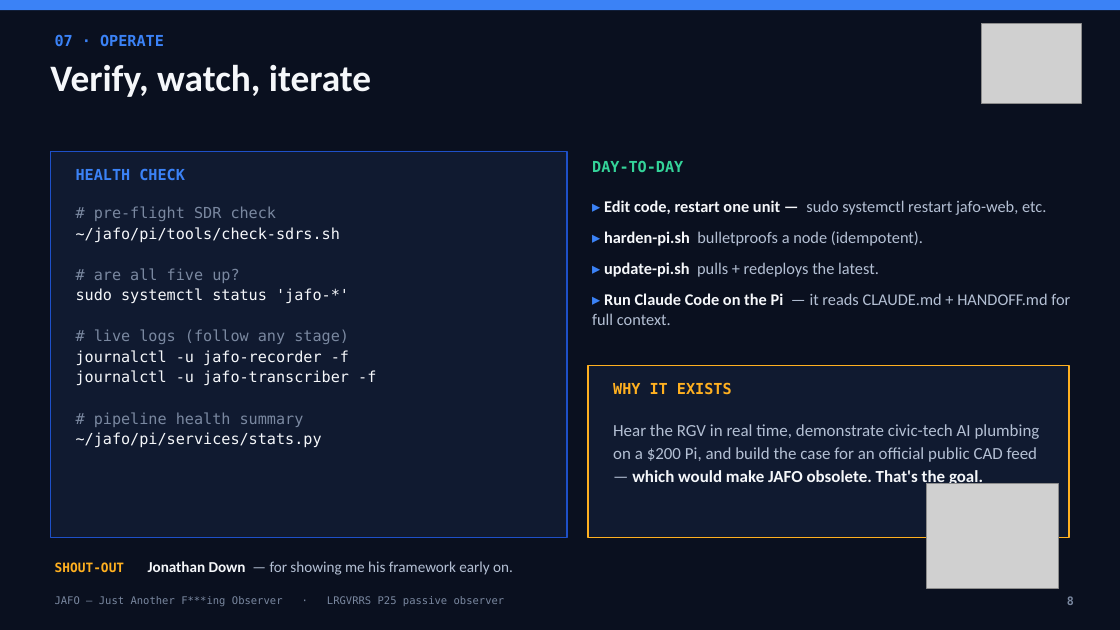
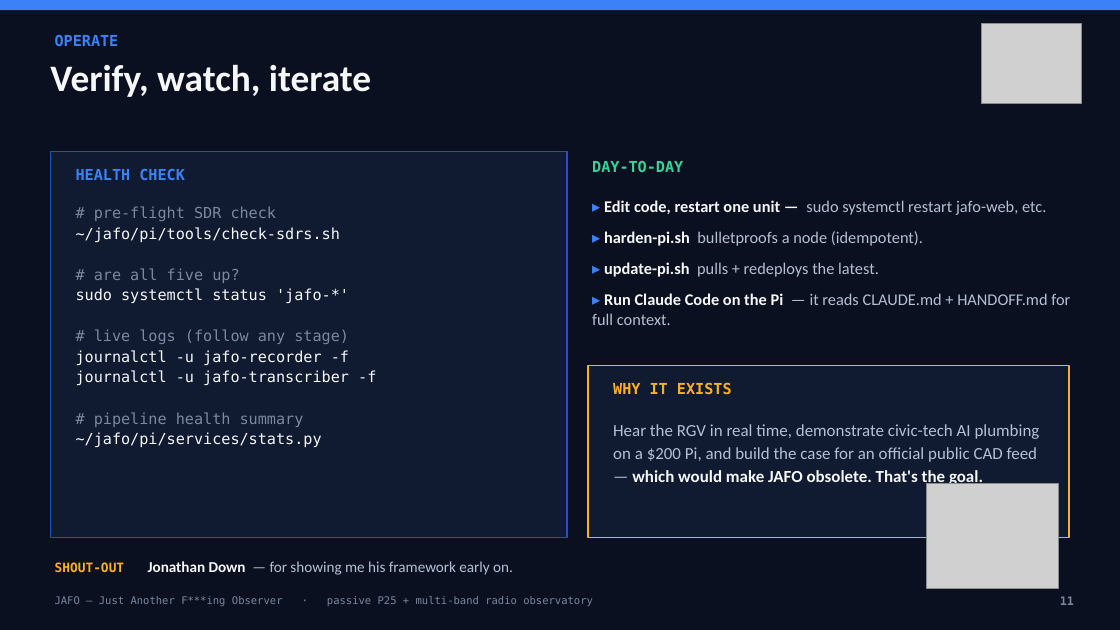
Before and after one commit to Drew-CodeRGV/jafo, a slide deck: slide 11 of jafo-overview.pptx (slide 8 before the commit). Drawn at 1120x630 pixels with LibreOffice and Linux fonts; fonts in the diff are those of the drawing; grey boxes stand for pictures. Boxes give left, top, right and bottom in pixels: in the first picture for what was removed or moved away, otherwise in the second. Text is boxed around its words. In the diff, an @@ line names an element or a change of style, - is before the commit and + after.

```diff
--- a/jafo-overview.pptx
+++ b/jafo-overview.pptx
@@ text at (55,34,119,46): text changed @@
-07 · OPERATE
+OPERATE
@@ text at (55,596,593,606): text changed @@
-JAFO — Just Another F***ing Observer · LRGVRRS P25 passive observer
+JAFO — Just Another F***ing Observer · passive P25 + multi-band radio observatory
@@ text at (1060,596,1074,605): text changed @@
-8
+11
```
Also in this commit, not shown: 5 other slides changed, 10 slides added, 1 slide removed, 2 other files.
